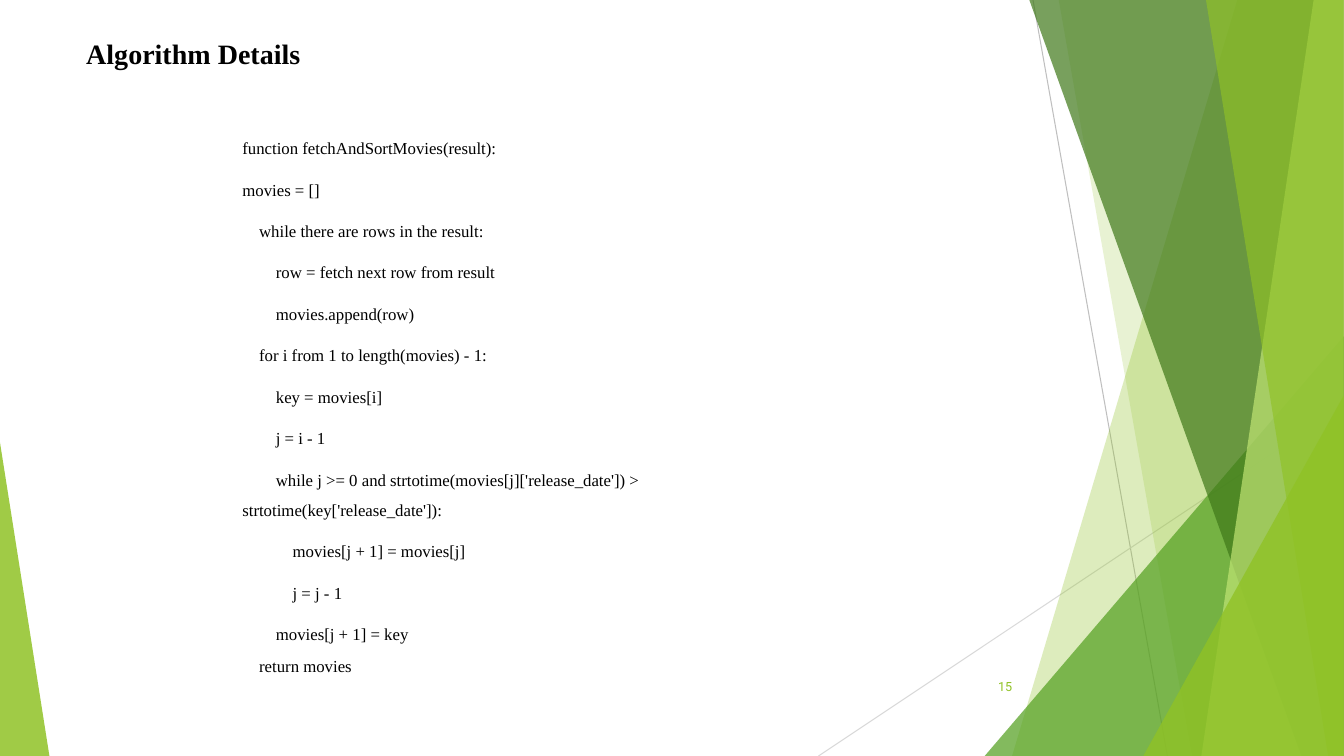
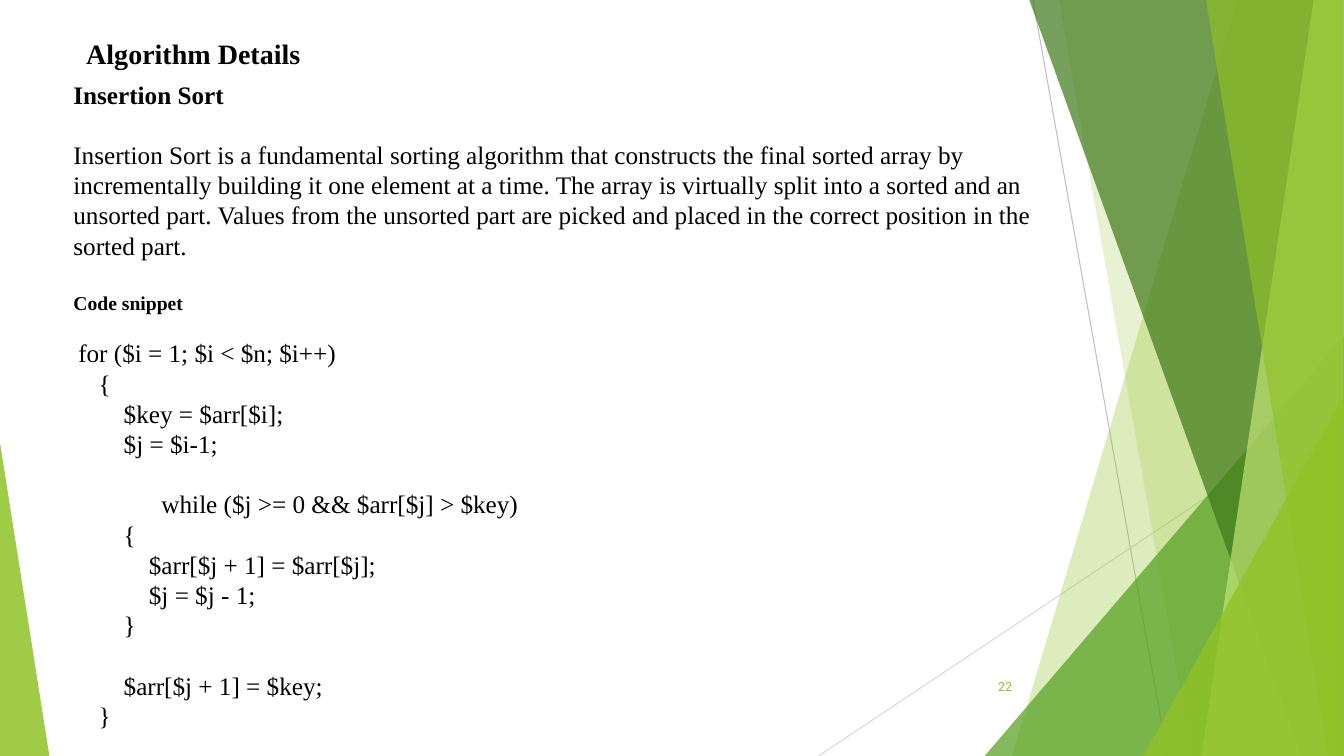
Before and after one commit to nepal4972/Movie_Ticket_Booking_SixthSemProject, a slide deck: slide 22 of documentation/MTB.pptx (slide 15 before the commit). Drawn at 1344x756 pixels with LibreOffice and Linux fonts; fonts in the diff are those of the drawing. Boxes give left, top, right and bottom in pixels: in the first picture for what was removed or moved away, otherwise in the second. Text is boxed around its words. In the diff, an @@ line names an element or a change of style, - is before the commit and + after.

```diff
--- a/documentation/MTB.pptx
+++ b/documentation/MTB.pptx
@@ text added at <box>73,86,1030,701</box>, 18 pt, text #000000 @@
+Insertion Sort
+Insertion Sort is a fundamental sorting algorithm that constructs the final sorted array by incrementally building it one element at a time. The array is virtually split into a sorted and an unsorted part. Values from the unsorted part are picked and placed in the correct position in the sorted part.
+Code snippet
+for ($i = 1; $i < $n; $i++)
+{
+$key = $arr[$i];
+$j = $i-1;
+while ($j >= 0 && $arr[$j] > $key)
+{
+$arr[$j + 1] = $arr[$j];
+$j = $j - 1;
+}
+$arr[$j + 1] = $key;
+}
@@ text removed at <box>242,142,625,672</box> @@
-function fetchAndSortMovies(result):
-movies = []
-while there are rows in the result:
-row = fetch next row from result
-movies.append(row)
-for i from 1 to length(movies) - 1:
-key = movies[i]
-j = i - 1
-while j >= 0 and strtotime(movies[j]['release_date']) > strtotime(key['release_date']):
-movies[j + 1] = movies[j]
-j = j - 1
-movies[j + 1] = key
-return movies
@@ page number at <box>998,682,1012,691</box>: text changed @@
-15
+22
```
Also in this commit, not shown: 3 other slides changed, 1 slide added, 1 slide removed, 2 other files.
